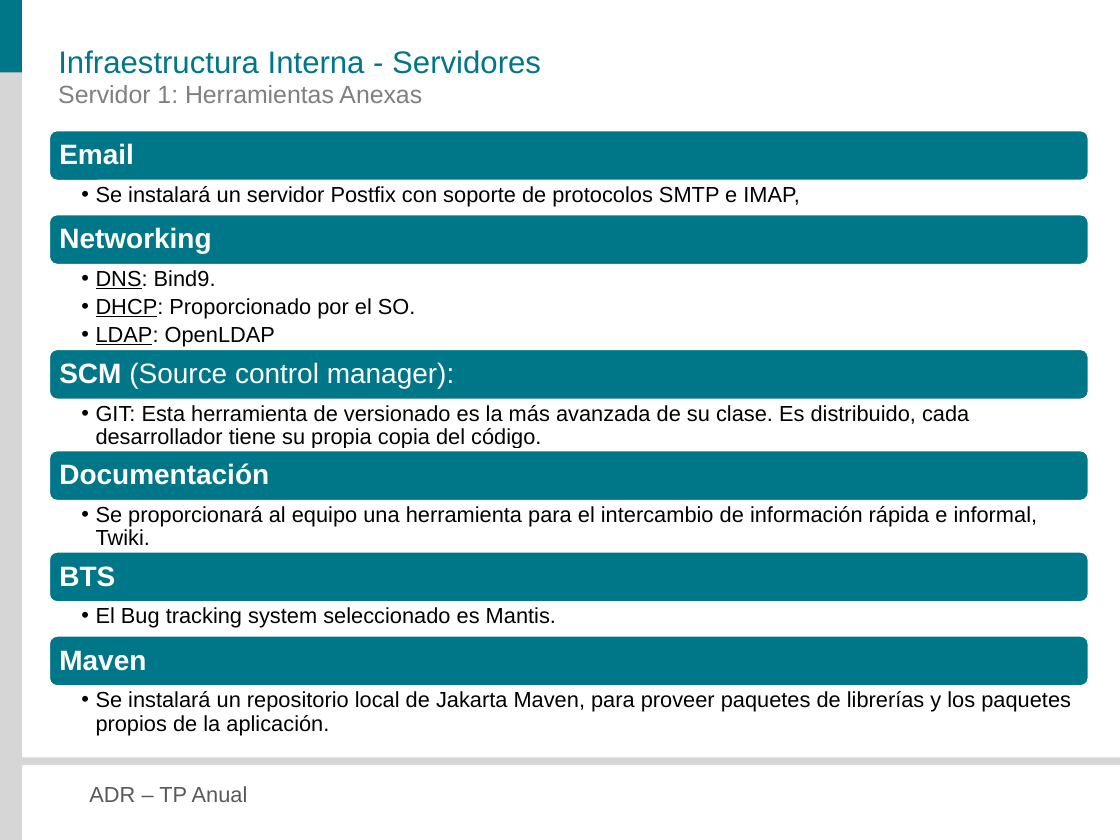
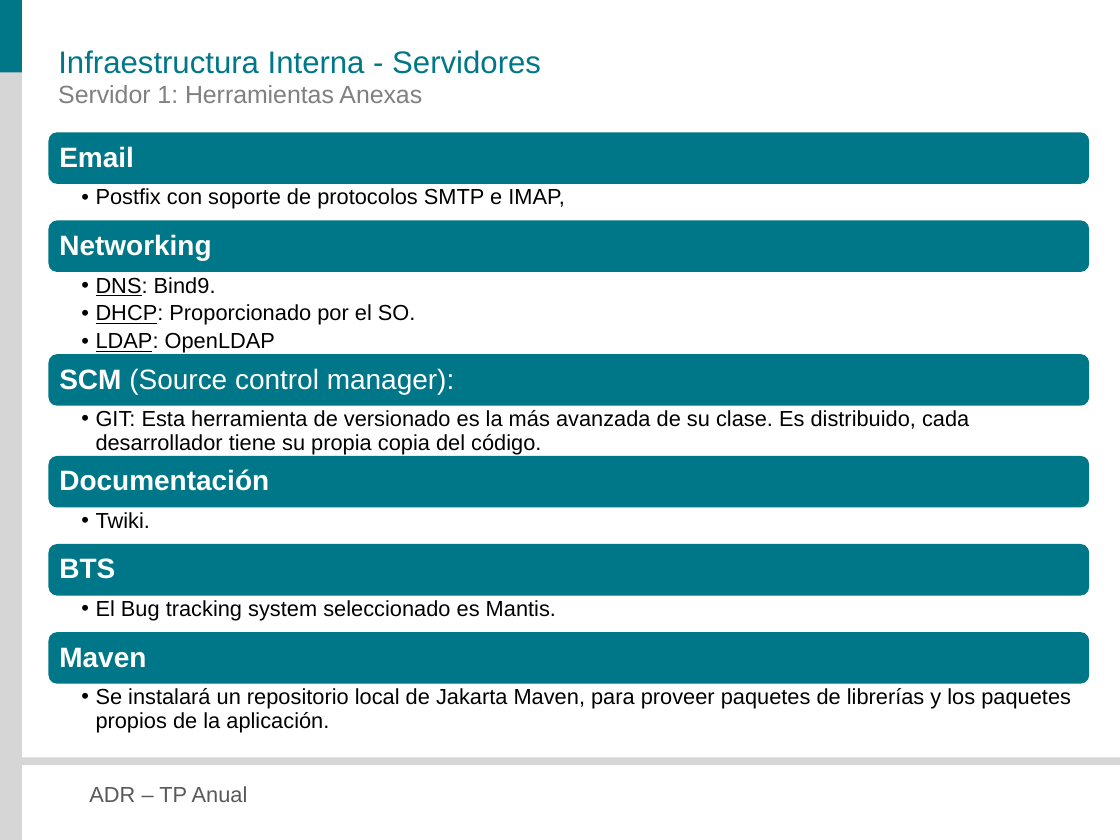
Before and after one commit to veritoreinoso/adr-2010, a slide deck: slide 23 of Presentacion.pptx (slide 22 before the commit). Drawn at 1120x840 pixels with LibreOffice and Linux fonts; fonts in the diff are those of the drawing. Boxes give left, top, right and bottom in pixels: in the first picture for what was removed or moved away, otherwise in the second. Text is boxed around its words. In the diff, an @@ line names an element or a change of style, - is before the commit and + after.

Commit message:
version presentacion

```diff
--- a/Presentacion.pptx
+++ b/Presentacion.pptx
@@ text at [96,188,565,209]: text changed @@
-  •• Se instalará un servidor Postfix con soporte de protocolos SMTP e IMAP,
+  •• Postfix con soporte de protocolos SMTP e IMAP,
@@ 5 texts, 3 rounded rectangles: place and size @@
-5 texts, 3 rounded rectangles at [48,214,1089,502]
+5 texts, 3 rounded rectangles at [48,221,1089,507]
@@ text removed at [96,506,1038,545] @@
-  •• Se proporcionará al equipo una herramienta para el intercambio de información rápida e informal, Twiki.
@@ text added at [96,512,150,528], 14 pt, text #000000 @@
+  •• Twiki.
@@ 2 rounded rectangles, 1 text: place and size @@
-2 rounded rectangles, 1 text at [48,551,1089,687]
+2 rounded rectangles, 1 text at [48,544,1089,683]
@@ outline #FFFFFF 2 pt to none in 6 elements at [48,132,1089,184], [48,632,1089,683], [48,354,1089,405], [48,456,1089,507], [48,221,1089,272], [48,544,1089,596] @@
@@ text "El Bug tracking system seleccionado ...": place and size @@
-text "El Bug tracking system seleccionado ..." at [96,607,556,628]
+text "El Bug tracking system seleccionado ..." at [96,600,556,621]
```
Also in this commit, not shown: 9 other slides changed, 3 slides added, 1 slide removed.
